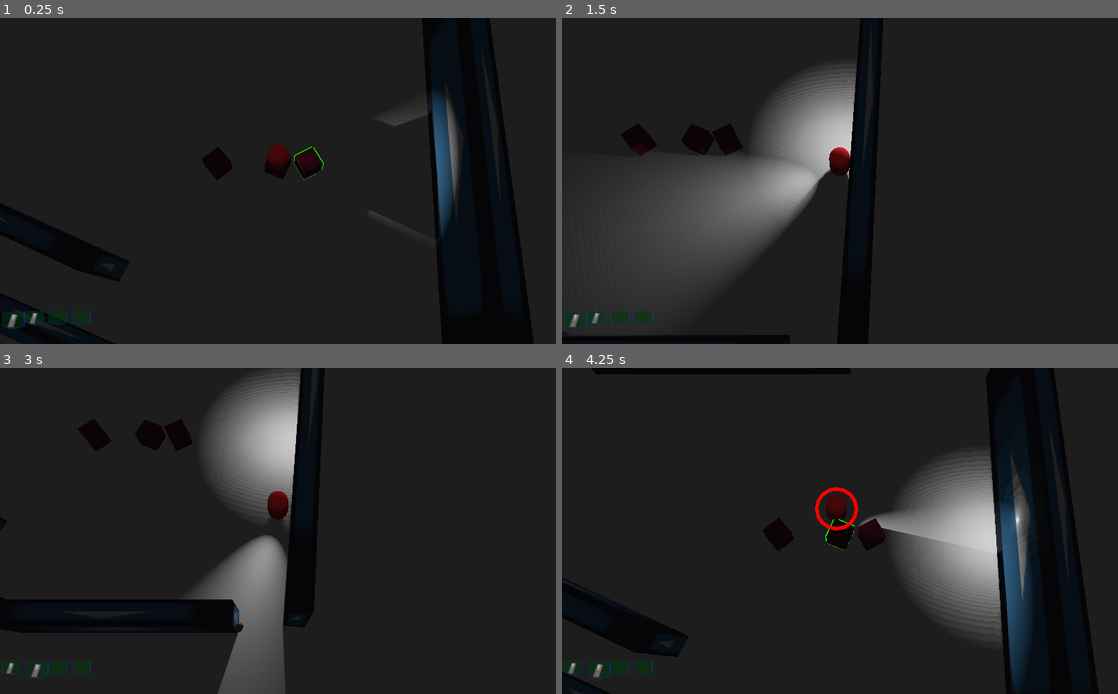
Above: before the commit, frames 1-4 (two rows, left to right).
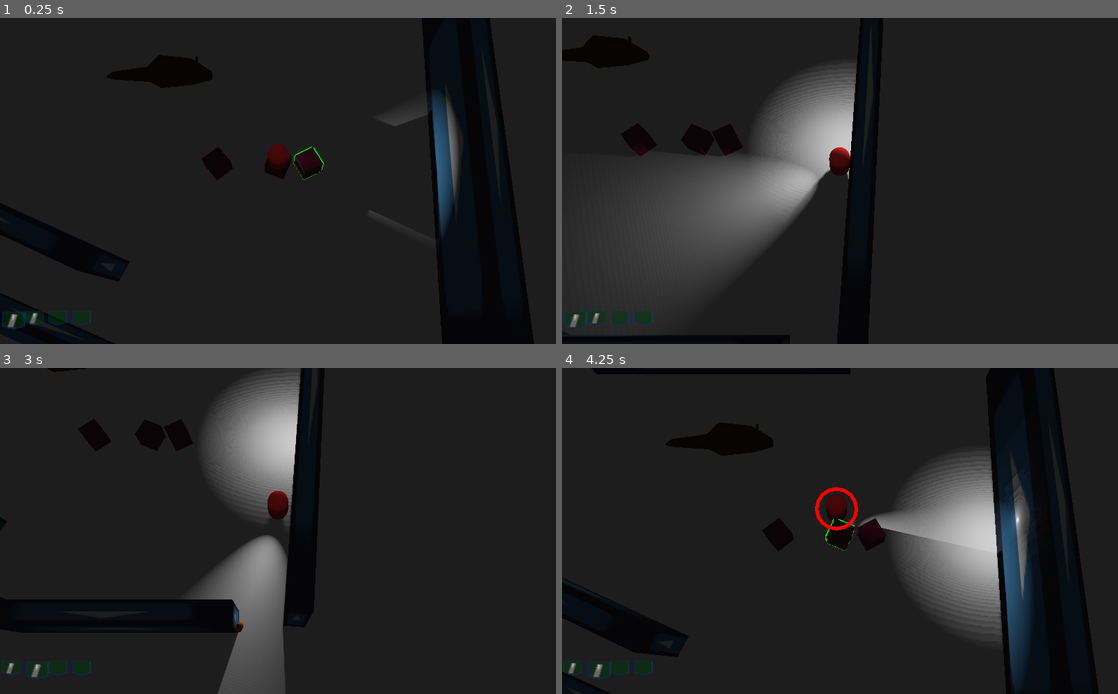
Above: after the commit, the same moments.

Repository: ghfox/overhead3dconv
Game: Godot game, scene res://Scn/Room.tscn
Same seed, same stepped clock (60 frames per second), same inputs: the game is played once before the commit and once after it. The engine's default icon, where the game draws it, is replaced by a stand-in: a white triangle on a blue panel in a dark square.
Inputs (mouse positions are in pixels of both pictures, inside the frame that each line leads up to):
- Up to frame 1 (0.25 s): no input
- Up to frame 2 (1.5 s): tap Enter at 0.5 s; move the mouse to (962, 164) at 0.52 s; hold D 0.53-1.28 s; click (962, 164) at 0.6 s; move the mouse to (728, 197) at 1.27 s; hold S from 1.28 s (still down); tap Shift (focus_ability) at 1.35 s
- Up to frame 3 (3 s): move the mouse to (333, 459) at 2.02 s; release S at 2.03 s; hold D 2.03-2.78 s; tap Tab (next_pocket) at 2.1 s; move the mouse to (250, 596) at 2.77 s; hold W from 2.78 s (still down); tap E (pickup) at 2.85 s; click (250, 596) at 2.92 s
- Up to frame 4 (4.25 s): move the mouse to (1006, 579) at 3.52 s; release W at 3.53 s; hold A from 3.53 s (still down); click (1006, 579) at 3.6 s; tap R (reload) at 4.15 s

The runs differ from the first frame. In frame 1, 1.1% of the frame differs, in the area x 19-39%, y 11-22%; in frame 2, 1.0%; in frame 3, less than 0.1%; in frame 4, 1.2%, in the area x 18-38%, y 16-27%.

Commit message:
ed's rat

Diff:
--- /dev/null
+++ b/Classes/Enemy.gd
@@ -0,0 +1,13 @@
+extends KinematicBody
+
+class_name Enemy
+
+var health = 10
+
+func hit(dam):
+	health -= dam
+	if(health <= 0):
+		death()
+
+func death():
+	rotate_x(90)
--- /dev/null
+++ b/Scn/Creatures/Rat_small.gd
@@ -0,0 +1,5 @@
+extends Enemy
+
+
+func _ready():
+	pass # Replace with function body.
--- /dev/null
+++ b/Scn/Creatures/Rat_small.tscn
@@ -0,0 +1,23 @@
+[gd_scene load_steps=5 format=2]
+
+[ext_resource path="res://Models/rat.obj" type="ArrayMesh" id=1]
+[ext_resource path="res://Scn/Creatures/Rat_small.gd" type="Script" id=2]
+
+[sub_resource type="SpatialMaterial" id=2]
+albedo_color = Color( 0.356863, 0.223529, 0, 1 )
+
+[sub_resource type="BoxShape" id=1]
+extents = Vector3( 3.185, 3, 1.411 )
+
+[node name="Rat_Small" type="KinematicBody" groups=["Enemies"]]
+collision_layer = 1025
+script = ExtResource( 2 )
+
+[node name="MeshInstance" type="MeshInstance" parent="."]
+transform = Transform( -4.37114e-08, 0, 1, 0, 1, 0, -1, 0, -4.37114e-08, 0, 1.01142, 0 )
+mesh = ExtResource( 1 )
+material/0 = SubResource( 2 )
+
+[node name="CollisionRat" type="CollisionShape" parent="."]
+transform = Transform( 1, 0, 0, 0, 1, 0, 0, 0, 1, -0.226, 3, 0 )
+shape = SubResource( 1 )
--- a/Scn/Room.tscn
+++ b/Scn/Room.tscn
@@ -1,7 +1,8 @@
-[gd_scene load_steps=8 format=2]
+[gd_scene load_steps=9 format=2]
 
 [ext_resource path="res://Scn/Player.tscn" type="PackedScene" id=1]
 [ext_resource path="res://Scn/Wall.tscn" type="PackedScene" id=2]
+[ext_resource path="res://Scn/Creatures/Rat_small.tscn" type="PackedScene" id=3]
 [ext_resource path="res://Scn/BlinkingLight.tscn" type="PackedScene" id=5]
 
 [sub_resource type="QuadMesh" id=1]
@@ -63,3 +64,6 @@
 environment = SubResource( 4 )
 
 [node name="LayerUnMod" type="CanvasLayer" parent="."]
+
+[node name="Rat_Small" parent="." instance=ExtResource( 3 )]
+transform = Transform( 1, 0, 0, 0, 1, 0, 0, 0, 1, -10.3548, 0, -10.8946 )
--- a/Scr/PlayerBullet.gd
+++ b/Scr/PlayerBullet.gd
@@ -19,8 +19,14 @@
 	var event = move_and_collide(transform.basis.x * SPEED * delta)
 	if(event != null):
 		if(event.collider.is_in_group("BulletStops")):
-			get_parent().remove_child(self)
-			call_deferred("free")
+			delme()
+		if(event.collider.is_in_group("Enemies")):
+			event.collider.hit(DAM)
+			delme()
+
+func delme():
+	get_parent().remove_child(self)
+	call_deferred("free")
 
 func _on_Timer_timeout():
 	get_parent().remove_child(self)
--- a/project.godot
+++ b/project.godot
@@ -13,6 +13,11 @@
 "class": "Ammo",
 "language": "GDScript",
 "path": "res://Classes/Ammo.gd"
+}, {
+"base": "KinematicBody",
+"class": "Enemy",
+"language": "GDScript",
+"path": "res://Classes/Enemy.gd"
 }, {
 "base": "Reference",
 "class": "Item",
@@ -41,6 +46,7 @@
 } ]
 _global_script_class_icons={
 "Ammo": "",
+"Enemy": "",
 "Item": "",
 "ItemPickup": "",
 "Magazine": "",
Not shown, added: Models/rat.obj
Not shown, added: Models/rat.obj.import
